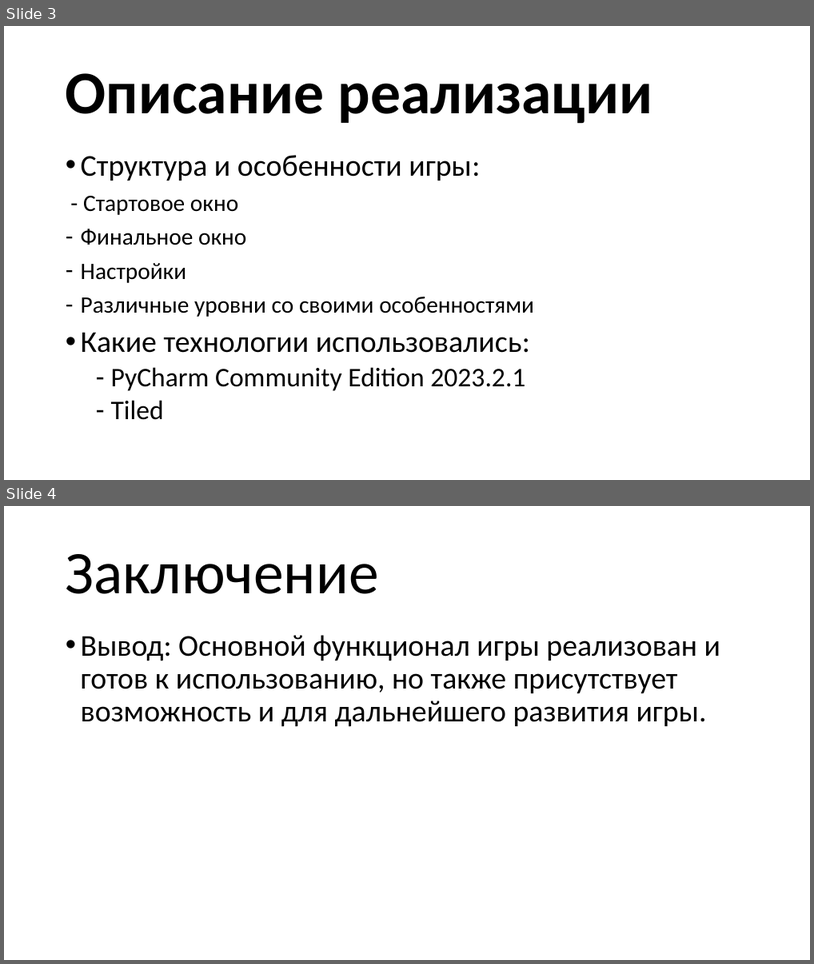
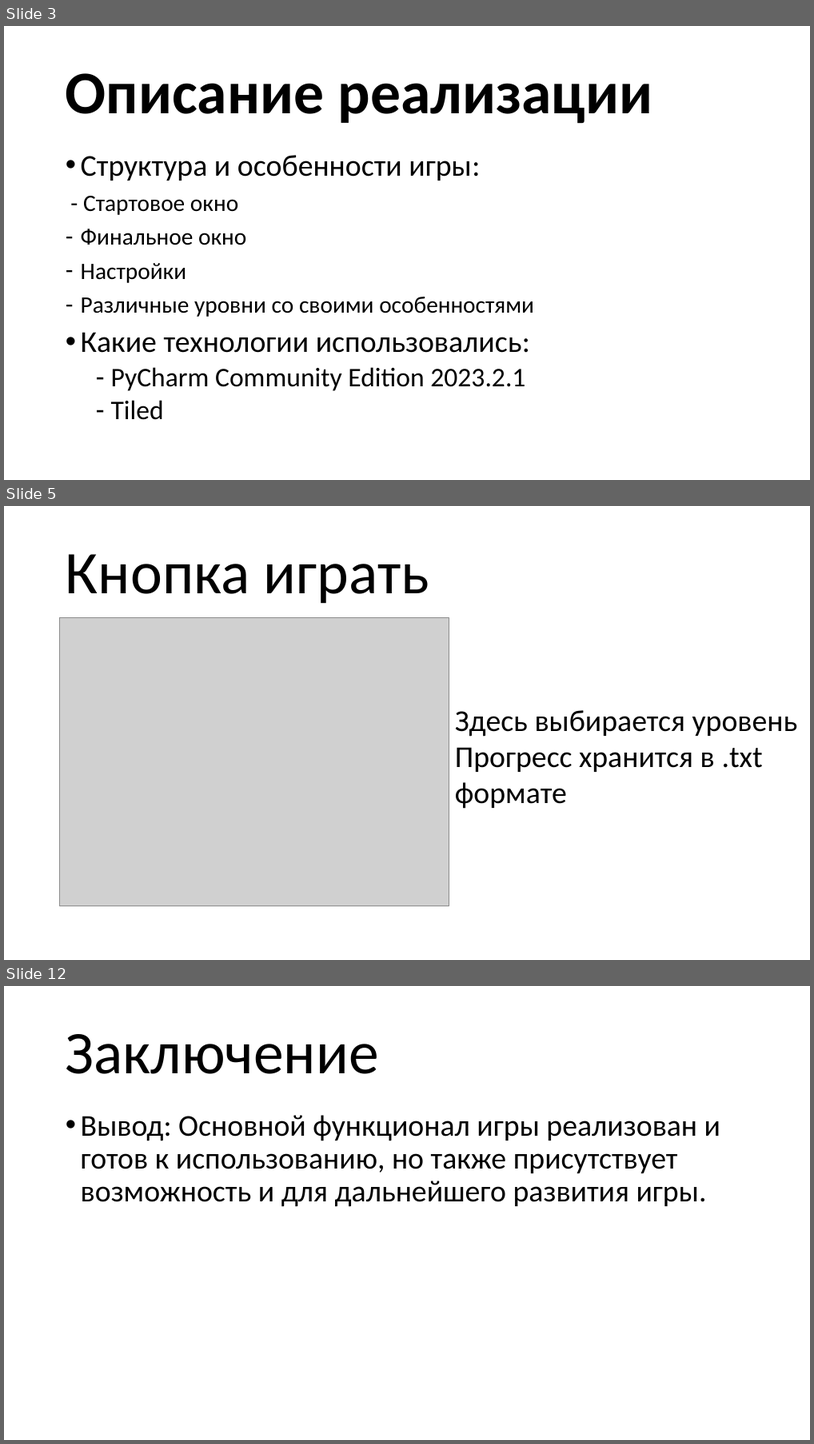
Before and after one commit to pikolala/yandex_project_2, a slide deck: презентация.pptx. Shown one above the other, each under a label of ours: slides 3 and 4 before the commit, slides 3, 5 and 12 after it; the slides between them are not shown. The pictures are 814x964 and 814x1444 pixels, drawn with LibreOffice and Linux fonts; fonts in the diff are those of the drawing; grey boxes stand for pictures. Boxes give left, top, right and bottom in pixels: in the first picture for what was removed or moved away, otherwise in the second. Text is boxed around its words. In the diff, an @@ line names an element or a change of style, - is before the commit and + after.

```diff
--- a/презентация.pptx
+++ b/презентация.pptx
@@ slide 5 added at (x1=4, y1=506, x2=810, y2=960), background #FFFFFF @@
@@ title added at (x1=66, y1=554, x2=430, y2=604), 72 pt, text #000000 @@
+Кнопка играть
@@ picture added at (x1=60, y1=618, x2=450, y2=906) @@
@@ text added at (x1=455, y1=710, x2=798, y2=808), 36 pt, text #000000 @@
+Здесь выбирается уровень
+Прогресс хранится в .txt
+формате
@@ what was slide 4 is now slide 12 @@
```
Also in this commit, not shown: 7 other slides added, 54 other files.
